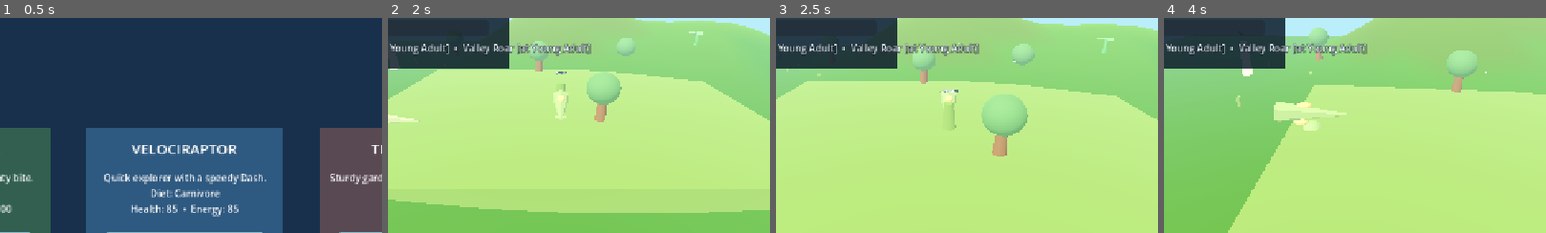
Above: before the commit, frames 1-4 (left to right).
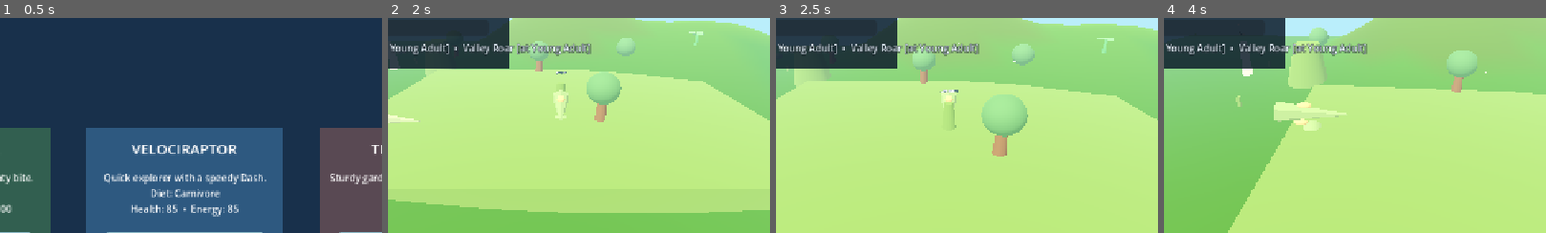
Above: after the commit, the same moments.

Repository: mschalle/Dino-Game
Game: Godot game, scene res://Main.tscn
Same seed, same stepped clock (60 frames per second), same inputs: the game is played once before the commit and once after it.
Inputs (mouse positions are % of the whole screen's width and height, from its top left):
- Up to frame 1 (0.5 s): no input
- Up to frame 2 (2 s): click "Play Adventure" at 0.5 s; tap Enter (ui_accept) at 1.25, 1.52 s; move the mouse to (45, 70) at 1.27 s; hold W (move_forward) from 1.28 s (still down); click (45, 70) at 1.35 s
- Up to frame 3 (2.5 s): keep holding W (move_forward); move the mouse to (80, 65) at 2.02 s; tap Space (dash) at 2.1 s; tap Enter (ui_accept) at 2.27 s; click (80, 65) at 2.3 s
- Up to frame 4 (4 s): move the mouse to (20, 35) at 2.77 s; release W (move_forward) at 2.78 s; hold A (move_left) from 2.78 s (still down); click (20, 35) at 2.85 s; move the mouse to (55, 50) at 3.52 s; right-click (55, 50) at 3.6 s; tap Enter (ui_accept) at 3.77 s; click (55, 50) at 3.8 s
The pictures show only the part of the screen within x 27-77%, y 24-74%; the shares and areas given below are measured in that part.

Frame 1 is identical in both runs. In frame 2, less than 0.1% of the frame differs, in the area x 9-16%, y 23-28%; in frame 3, 0.4%; in frame 4, 1.5%, in the area x 32-42%, y 10-33%.

Commit message:
Add biome landmark silhouettes

Diff:
--- a/tests/run_tests.gd
+++ b/tests/run_tests.gd
@@ -216,6 +216,7 @@
 		_check(visual_root.get_child_count() >= 1, "%s should create a visible landmark mesh" % chunk.chunk_id)
 		_check(visual_root.get_node_or_null("Ground") != null, "%s should create a ground mesh" % chunk.chunk_id)
 		_check(visual_root.get_node_or_null("GroundCollision") != null, "%s should create ground collision" % chunk.chunk_id)
+		_check(visual_root.get_node_or_null("LandmarkSilhouette") != null, "%s should create a landmark silhouette" % chunk.chunk_id)
 		var vegetation := visual_root.get_node_or_null("Vegetation") as MultiMeshInstance3D
 		_check(vegetation != null and vegetation.multimesh != null and vegetation.multimesh.instance_count > 0, "%s should create batched vegetation" % chunk.chunk_id)
 		var water := visual_root.get_node_or_null("WaterSurface")
--- a/world_chunk_visual.gd
+++ b/world_chunk_visual.gd
@@ -20,6 +20,7 @@
 	_create_water(biome)
 	_create_ambient_particles(biome)
 	_create_navigation()
+	_create_landmark_silhouette(biome)
 	var marker := MeshInstance3D.new()
 	var pillar := CylinderMesh.new()
 	pillar.top_radius = 0.18
@@ -186,3 +187,30 @@
 	nav_mesh.agent_height = 1.8
 	region.navigation_mesh = nav_mesh
 	add_child(region)
+
+func _create_landmark_silhouette(biome: String) -> void:
+	var silhouette := MeshInstance3D.new()
+	silhouette.name = "LandmarkSilhouette"
+	var mesh: PrimitiveMesh = CylinderMesh.new()
+	var silhouette_height := 2.8
+	if biome == "Sunstone Ridge" or biome == "Redstone Badlands":
+		var spire := PrismMesh.new()
+		spire.size = Vector3(3.0, 7.0, 3.0)
+		mesh = spire
+		silhouette_height = 7.0
+	elif biome == "River Wetlands":
+		var beacon := CylinderMesh.new()
+		beacon.top_radius = 0.2
+		beacon.bottom_radius = 1.0
+		beacon.height = 5.0
+		mesh = beacon
+	else:
+		var stone := CylinderMesh.new()
+		stone.top_radius = 0.8
+		stone.bottom_radius = 1.4
+		stone.height = 2.8
+		mesh = stone
+	silhouette.mesh = mesh
+	silhouette.position = Vector3(-10.0, silhouette_height * 0.5, -10.0)
+	silhouette.material_override = _biome_material(biome)
+	add_child(silhouette)
Not shown, changed: PROJECT_PLAN.md
